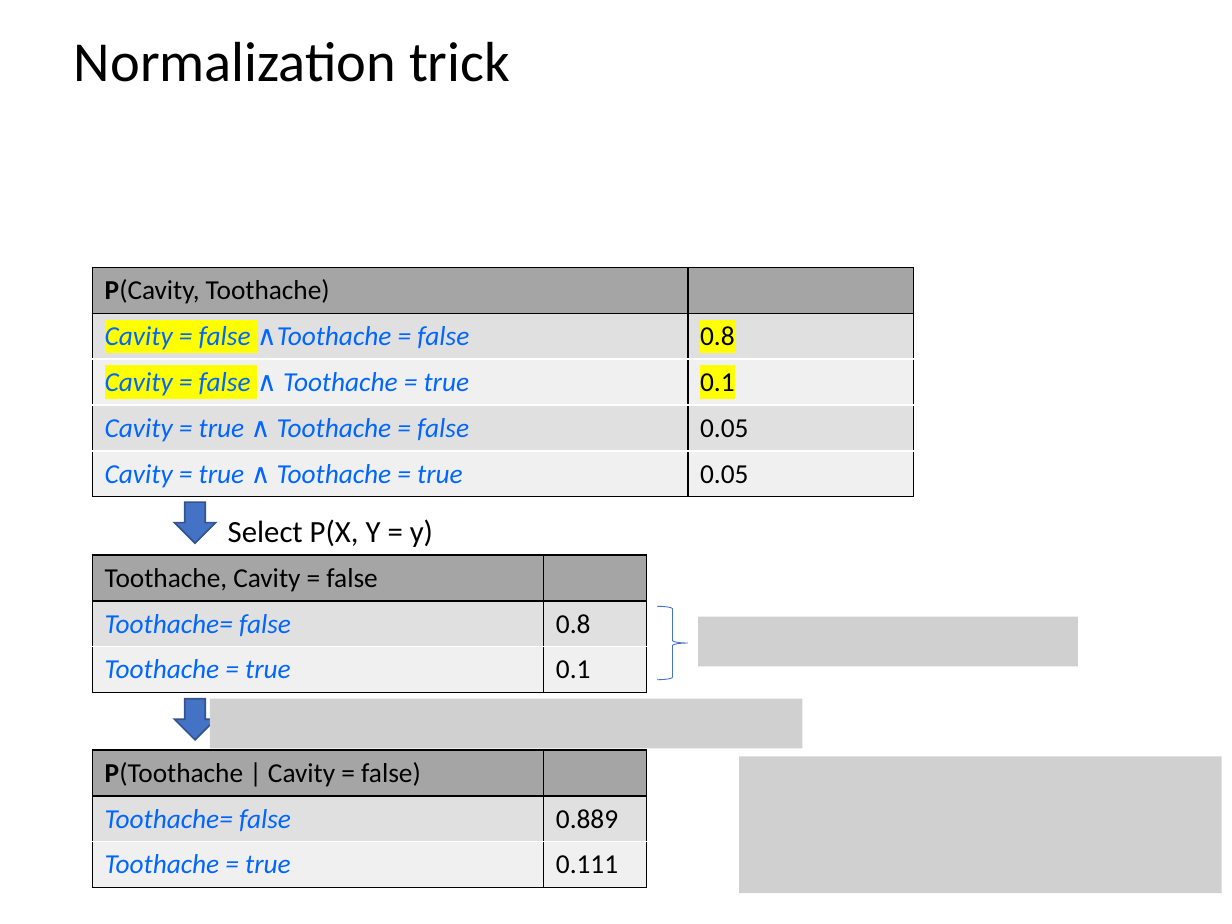
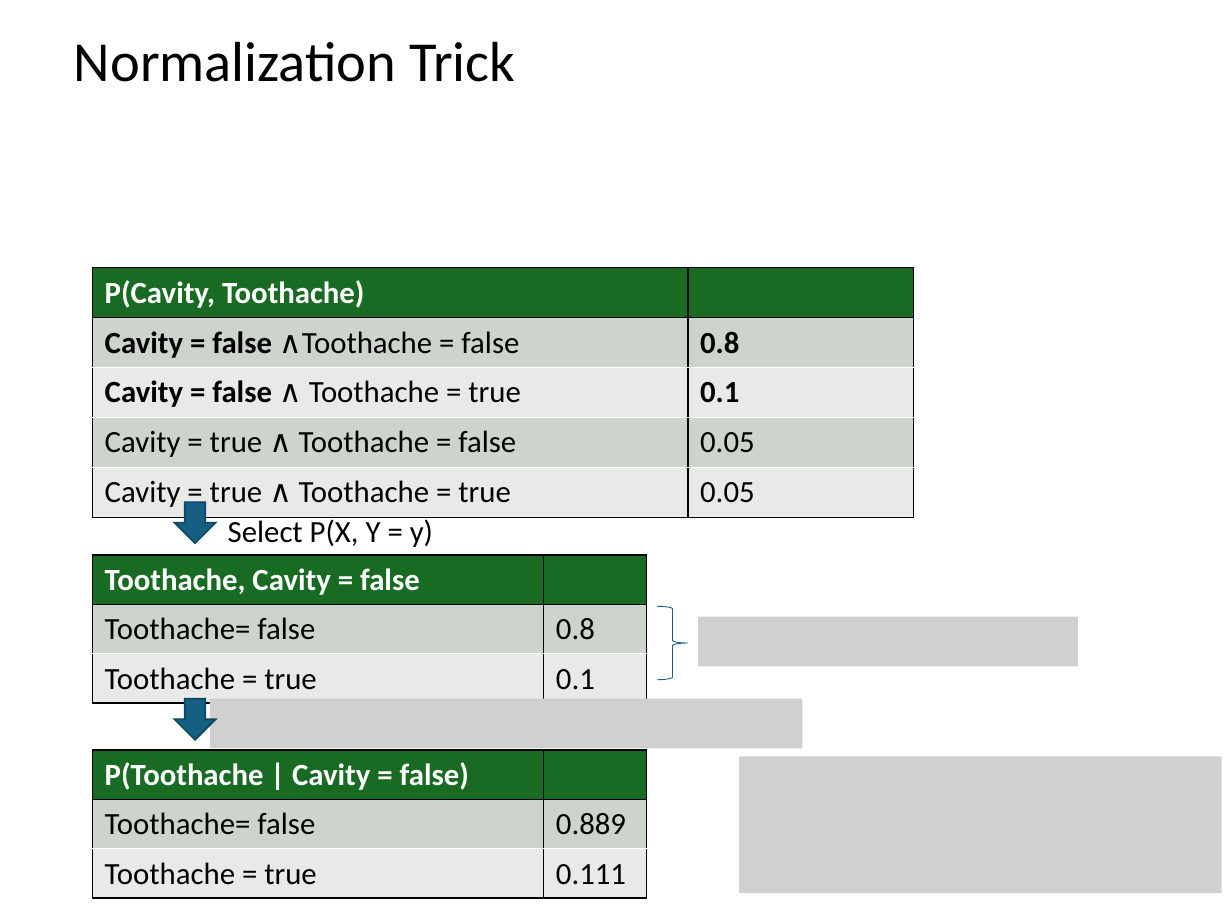
Before and after one commit to mhahsler/CS7320-AI, a slide deck: slide 41 of slides/12_uncertainty.pptx. Drawn at 1232x924 pixels with LibreOffice and Linux fonts; fonts in the diff are those of the drawing; grey boxes stand for pictures. Boxes give left, top, right and bottom in pixels: in the first picture for what was removed or moved away, otherwise in the second. Text is boxed around its words. In the diff, an @@ line names an element or a change of style, - is before the commit and + after.

```diff
--- a/slides/12_uncertainty.pptx
+++ b/slides/12_uncertainty.pptx
@@ title at (x1=74, y1=41, x2=515, y2=82): text changed @@
-Normalization trick
+Normalization Trick
@@ table at (x1=92, y1=267, x2=913, y2=511) @@
@@ fill #A5A5A5 to #196B24 in row 1 @@
@@ fill #E1E1E1 to #CCD4CD in 4 cells @@
@@ fill #F0F0F0 to #E8EBE8 in 4 cells @@
@@ size 16 to 18 pt @@
@@ text colour #000000 to #FFFFFF in "P(Cavity, Toothache)" @@
@@ bold on in "P(Cavity, Toothache)", "Cavity = false", "0.8", "Cavity = false" and 1 more places @@
@@ text colour #0066FF to #000000 in "Cavity = false ∧Toothache = false", "Cavity = false ∧ Toothache = true", "Cavity = true ∧ Toothache = false", "Cavity = true ∧ Toothache = true" @@
@@ highlight #FFFF00 to none in "Cavity = false", "0.8", "Cavity = false", "0.1" @@
@@ italic off in "Cavity = false ∧Toothache = false", "Cavity = false Toothache = true", "Cavity = true Toothache = false", "Cavity = true Toothache = true" @@
@@ down arrow at (x1=175, y1=503, x2=216, y2=543): fill #4472C4 to #156082; outline #325491 1 pt to #104760 1 pt @@
@@ table at (x1=92, y1=554, x2=647, y2=694) @@
@@ fill #A5A5A5 to #196B24 in row 1 @@
@@ fill #E1E1E1 to #CCD4CD in row 2 @@
@@ fill #F0F0F0 to #E8EBE8 in row 3 @@
@@ size 16 to 18 pt @@
@@ text colour #000000 to #FFFFFF, bold on in "Toothache, Cavity = false" @@
@@ text colour #0066FF to #000000, italic off in "Toothache= false", "Toothache = true" @@
@@ right brace at (x1=657, y1=606, x2=687, y2=680): outline #4472C4 0.5 pt to #156082 0.5 pt @@
@@ down arrow at (x1=175, y1=699, x2=216, y2=739): fill #4472C4 to #156082; outline #325491 1 pt to #104760 1 pt @@
@@ table at (x1=92, y1=750, x2=647, y2=889) @@
@@ fill #A5A5A5 to #196B24 in row 1 @@
@@ fill #E1E1E1 to #CCD4CD in row 2 @@
@@ fill #F0F0F0 to #E8EBE8 in row 3 @@
@@ size 16 to 18 pt @@
@@ text colour #000000 to #FFFFFF, bold on in "P(Toothache | Cavity = false)" @@
@@ text colour #0066FF to #000000, italic off in "Toothache= false", "Toothache = true" @@
```
Also in this commit, not shown: 30 other slides changed, 30 other files.
